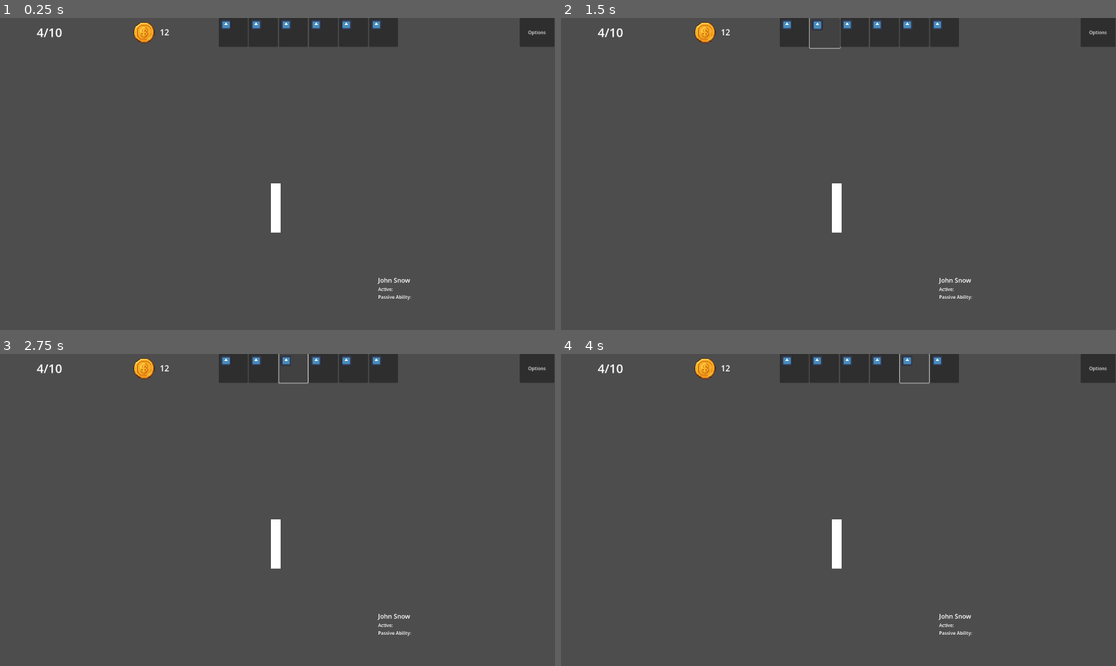
Above: before the commit, frames 1-4 (two rows, left to right).
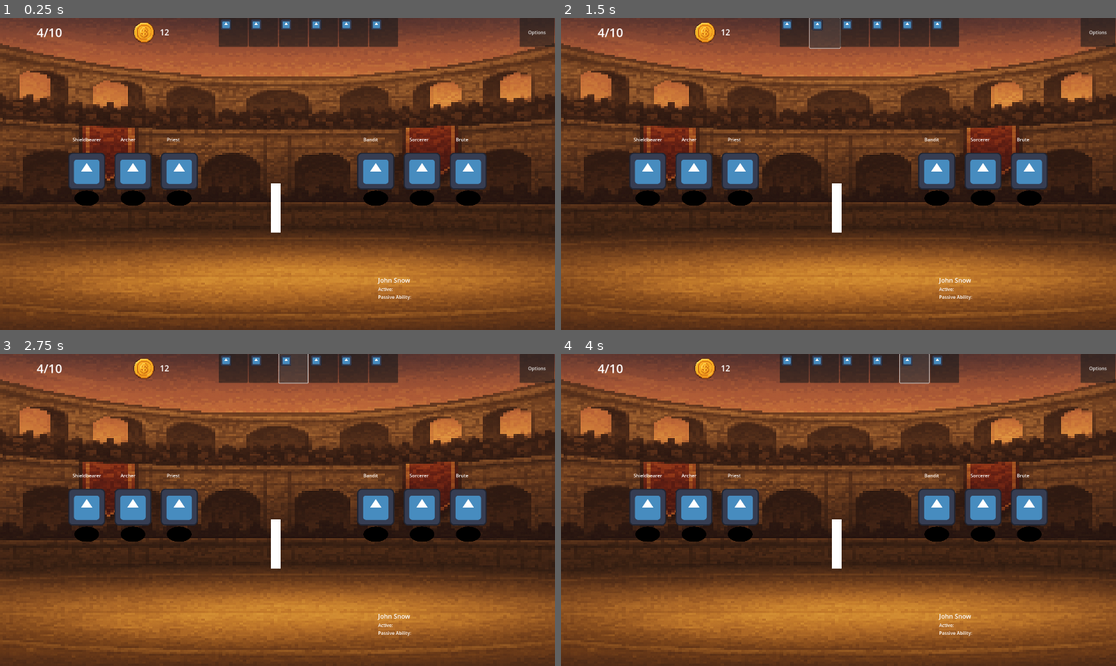
Above: after the commit, the same moments.

Repository: klaswell16/auto_battler
Game: Godot game, scene res://scenes/battle_scene.tscn
Two runs of this game, one before a commit and one after it. Both use one fixed random seed, a clock stepped at 60 frames per second and the inputs below. The project has no main scene, so this scene is started directly. The engine's default icon, where the game draws it, is replaced by a stand-in: a white triangle on a blue panel in a dark square.
Inputs (mouse positions are in pixels of both pictures, inside the frame that each line leads up to):
- Up to frame 1 (0.25 s): no input
- Up to frame 2 (1.5 s): click (794, 33) at 0.5 s; click (821, 33) at 1.25 s
- Up to frame 3 (2.75 s): click (294, 369) at 2 s
- Up to frame 4 (4 s): click (882, 369) at 2.75 s; click (916, 369) at 3.5 s

The runs differ from the first frame. In frame 1, 95% of the frame differs, in the area x 0-100%, y 0-100%; in frame 2, 95%; in frame 3, 95%; in frame 4, 95%.

Commit message:
Add champion data and get them to show in the scene

Diff:
--- a/scenes/battle_scene.tscn
+++ b/scenes/battle_scene.tscn
@@ -1,7 +1,10 @@
-[gd_scene load_steps=4 format=3 uid="uid://dsj8dewr7suvq"]
+[gd_scene load_steps=7 format=3 uid="uid://dsj8dewr7suvq"]
 
 [ext_resource type="Texture2D" uid="uid://ky1unmpkiepu" path="res://sprites/ChatGPT Image Nov 5, 2025, 06_23_36 PM.png" id="1_kinr6"]
-[ext_resource type="PackedScene" uid="uid://dhtudq5lcjm0n" path="res://scenes/potrait_button.tscn" id="2_rca61"]
+[ext_resource type="Script" uid="uid://blr44w1gqrvvu" path="res://scripts/battle_scene.gd" id="1_pxwbd"]
+[ext_resource type="Texture2D" uid="uid://b8060iiultitp" path="res://sprites/P.png" id="2_1i8jf"]
+[ext_resource type="PackedScene" uid="uid://dhtudq5lcjm0n" path="res://ui/potrait_button.tscn" id="2_rca61"]
+[ext_resource type="PackedScene" uid="uid://bk86l6g366q3v" path="res://scenes/champion_slot.tscn" id="3_1i8jf"]
 [ext_resource type="Texture2D" uid="uid://bofw1u406nhk8" path="res://icon.svg" id="3_rca61"]
 
 [node name="BattleScene" type="Control"]
@@ -11,6 +14,7 @@
 anchor_bottom = 1.0
 grow_horizontal = 2
 grow_vertical = 2
+script = ExtResource("1_pxwbd")
 
 [node name="Board" type="Control" parent="."]
 layout_mode = 1
@@ -25,6 +29,7 @@
 anchor_bottom = 1.0
 grow_horizontal = 2
 grow_vertical = 2
+texture = ExtResource("2_1i8jf")
 
 [node name="EnemyRow" type="HBoxContainer" parent="Board"]
 layout_mode = 1
@@ -39,14 +44,15 @@
 grow_horizontal = 0
 grow_vertical = 2
 theme_override_constants/separation = 32
-
-[node name="Container" type="Container" parent="Board/EnemyRow"]
-layout_mode = 2
-
-[node name="Container2" type="Container" parent="Board/EnemyRow"]
-layout_mode = 2
-
-[node name="Container3" type="Container" parent="Board/EnemyRow"]
+alignment = 1
+
+[node name="ChampionSlot" parent="Board/EnemyRow" instance=ExtResource("3_1i8jf")]
+layout_mode = 2
+
+[node name="ChampionSlot2" parent="Board/EnemyRow" instance=ExtResource("3_1i8jf")]
+layout_mode = 2
+
+[node name="ChampionSlot3" parent="Board/EnemyRow" instance=ExtResource("3_1i8jf")]
 layout_mode = 2
 
 [node name="Divider" type="ColorRect" parent="Board"]
@@ -66,14 +72,15 @@
 offset_bottom = 227.5
 grow_vertical = 2
 theme_override_constants/separation = 32
-
-[node name="Container" type="Container" parent="Board/PlayerRow"]
-layout_mode = 2
-
-[node name="Container2" type="Container" parent="Board/PlayerRow"]
-layout_mode = 2
-
-[node name="Container3" type="Container" parent="Board/PlayerRow"]
+alignment = 1
+
+[node name="ChampionSlot" parent="Board/PlayerRow" instance=ExtResource("3_1i8jf")]
+layout_mode = 2
+
+[node name="ChampionSlot2" parent="Board/PlayerRow" instance=ExtResource("3_1i8jf")]
+layout_mode = 2
+
+[node name="ChampionSlot3" parent="Board/PlayerRow" instance=ExtResource("3_1i8jf")]
 layout_mode = 2
 
 [node name="TopBar" type="HBoxContainer" parent="."]
--- /dev/null
+++ b/scenes/champion.tscn
@@ -0,0 +1,48 @@
+[gd_scene load_steps=4 format=3 uid="uid://saw74vbb4ev1"]
+
+[ext_resource type="Script" uid="uid://d4h5nffqxeet3" path="res://scripts/champion.gd" id="1_7udgm"]
+[ext_resource type="Texture2D" uid="uid://bofw1u406nhk8" path="res://icon.svg" id="2_jtx5s"]
+[ext_resource type="Texture2D" uid="uid://bpvpsugtncc36" path="res://sprites/2ab8a03991960ca7f8abc6f0f9e6afdd-silueta-elipse-1510072808.png" id="3_gjgd2"]
+
+[node name="Champion" type="Node2D"]
+script = ExtResource("1_7udgm")
+
+[node name="Body" type="Sprite2D" parent="."]
+position = Vector2(0, 98)
+texture = ExtResource("2_jtx5s")
+
+[node name="Shadow" type="Sprite2D" parent="."]
+position = Vector2(-4.7683716e-07, 192)
+scale = Vector2(0.2, 0.2)
+texture = ExtResource("3_gjgd2")
+
+[node name="UI" type="Node2D" parent="."]
+
+[node name="HPBar" type="TextureProgressBar" parent="UI"]
+anchors_preset = 5
+anchor_left = 0.5
+anchor_right = 0.5
+offset_left = -62.5
+offset_right = 62.5
+offset_bottom = 20.0
+grow_horizontal = 2
+
+[node name="NameLabel" type="Label" parent="UI"]
+anchors_preset = 7
+anchor_left = 0.5
+anchor_top = 1.0
+anchor_right = 0.5
+anchor_bottom = 1.0
+offset_left = -43.5
+offset_top = -23.0
+offset_right = 43.5
+grow_horizontal = 2
+grow_vertical = 0
+
+[node name="ArmorBadge" type="HBoxContainer" parent="UI"]
+offset_right = 40.0
+offset_bottom = 40.0
+
+[node name="FloatLayer" type="Node2D" parent="UI"]
+
+[node name="AnimationPlayer" type="AnimationPlayer" parent="."]
--- /dev/null
+++ b/scenes/champion_slot.tscn
@@ -0,0 +1,15 @@
+[gd_scene load_steps=2 format=3 uid="uid://bk86l6g366q3v"]
+
+[ext_resource type="Script" uid="uid://g7hmu212llcs" path="res://scripts/champion_slot.gd" id="1_1hulo"]
+
+[node name="ChampionSlot" type="Container"]
+offset_right = 128.0
+offset_bottom = 128.0
+script = ExtResource("1_1hulo")
+
+[node name="Highlight" type="ColorRect" parent="."]
+layout_mode = 2
+color = Color(1, 1, 1, 0)
+
+[node name="Anchor" type="Node2D" parent="."]
+position = Vector2(64, 64)
--- /dev/null
+++ b/scripts/battle_scene.gd
@@ -0,0 +1,29 @@
+extends Control
+
+@onready var player_row: HBoxContainer = $Board/PlayerRow
+@onready var enemy_row: HBoxContainer = $Board/EnemyRow
+
+var champion_scene: PackedScene = preload("res://scenes/Champion.tscn")
+
+var player_team := [
+	{"name":"Shieldbearer","hp":40,"atk":8,"armor":3},
+	{"name":"Archer","hp":25,"atk":12,"armor":1},
+	{"name":"Priest","hp":30,"atk":4,"armor":1}
+]
+
+var enemy_team := [
+	{"name":"Bandit","hp":28,"atk":10,"armor":1},
+	{"name":"Sorcerer","hp":22,"atk":14,"armor":0},
+	{"name":"Brute","hp":50,"atk":6,"armor":4}
+]
+
+func _ready() -> void:
+	_spawn_row(player_row, player_team)
+	_spawn_row(enemy_row, enemy_team)
+
+func _spawn_row(row: HBoxContainer, team: Array) -> void:
+	var count : int = min(team.size(), row.get_child_count())
+	for i in count:
+		var slot = row.get_child(i)
+		if slot.has_method("place_champion"):
+			slot.place_champion(champion_scene, team[i])
--- /dev/null
+++ b/scripts/champion.gd
@@ -0,0 +1,32 @@
+extends Node2D
+class_name Champion
+
+@export var display_name := "Unit"
+@export var max_hp := 30
+@export var power := 8
+@export var armor := 2
+
+var hp: int
+
+@onready var hp_bar: TextureProgressBar = $UI/HPBar
+@onready var name_label: Label = $UI/NameLabel
+
+func _ready():
+	hp = max_hp
+	hp_bar.min_value = 0
+	hp_bar.max_value = max_hp
+	hp_bar.value = hp
+	name_label.text = display_name
+
+# Called by ChampionSlot.place_champion
+func apply_data(d: Dictionary) -> void:
+	display_name = d.get("name", display_name)
+	max_hp = d.get("hp", max_hp)
+	power = d.get("pwr", power)
+	armor = d.get("armor", armor)
+	hp = max_hp
+	if is_instance_valid(hp_bar):
+		hp_bar.max_value = max_hp
+		hp_bar.value = hp
+	if is_instance_valid(name_label):
+		name_label.text = display_name
--- /dev/null
+++ b/scripts/champion_slot.gd
@@ -0,0 +1,26 @@
+extends Container
+class_name ChampionSlot
+
+@export var slot_index: int = 0
+@export var side: String = "player" # or "enemy"
+
+var champion: Node = null
+
+func _ready():
+	custom_minimum_size = Vector2(128, 128)
+	$Highlight.visible = false
+
+func place_champion(champ_scene: PackedScene, data: Dictionary) -> void:
+	if champion:
+		champion.queue_free()
+	var c: Node2D = champ_scene.instantiate()
+	$Anchor.add_child(c)
+	# Minimal stat hookup (matches Champion.gd below)
+	if c.has_method("apply_data"):
+		c.apply_data(data)
+	champion = c
+
+func clear_slot() -> void:
+	if champion:
+		champion.queue_free()
+		champion = null
--- a/scenes/potrait_button.tscn
+++ b/ui/potrait_button.tscn
@@ -1,7 +1,7 @@
 [gd_scene load_steps=3 format=3 uid="uid://dhtudq5lcjm0n"]
 
 [ext_resource type="Texture2D" uid="uid://bofw1u406nhk8" path="res://icon.svg" id="1_xkkcm"]
-[ext_resource type="Script" uid="uid://dtw13joybxe8n" path="res://scripts/potrait_button.gd" id="1_ywikn"]
+[ext_resource type="Script" uid="uid://dtw13joybxe8n" path="res://ui/potrait_button.gd" id="1_ywikn"]
 
 [node name="PotraitButton" type="Button"]
 custom_minimum_size = Vector2(64, 64)
Not shown, added: scripts/battle_scene.gd.uid
Not shown, added: scripts/champion.gd.uid
Not shown, added: scripts/champion_slot.gd.uid
Binary file added: sprites/2ab8a03991960ca7f8abc6f0f9e6afdd-silueta-elipse-1510072808.png
Not shown, added: sprites/2ab8a03991960ca7f8abc6f0f9e6afdd-silueta-elipse-1510072808.png.import
Binary file added: sprites/P.png
Not shown, added: sprites/P.png.import
Renamed: scripts/potrait_button.gd -> ui/potrait_button.gd
Renamed: scripts/potrait_button.gd.uid -> ui/potrait_button.gd.uid
